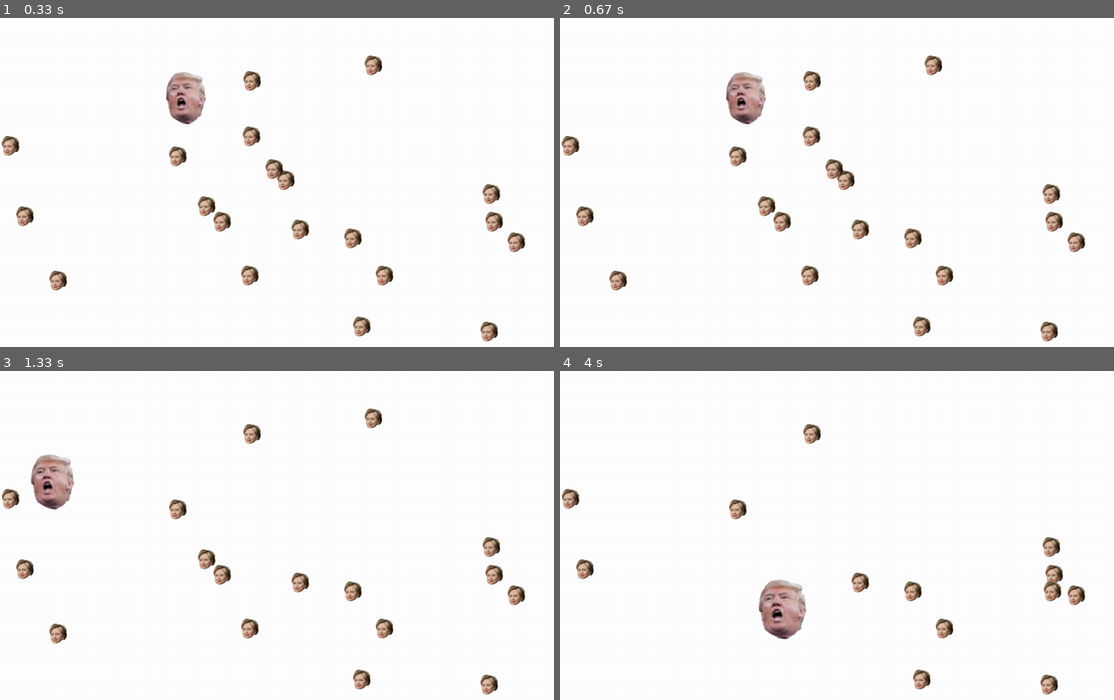
Above: before the commit, frames 1-4 (two rows, left to right).
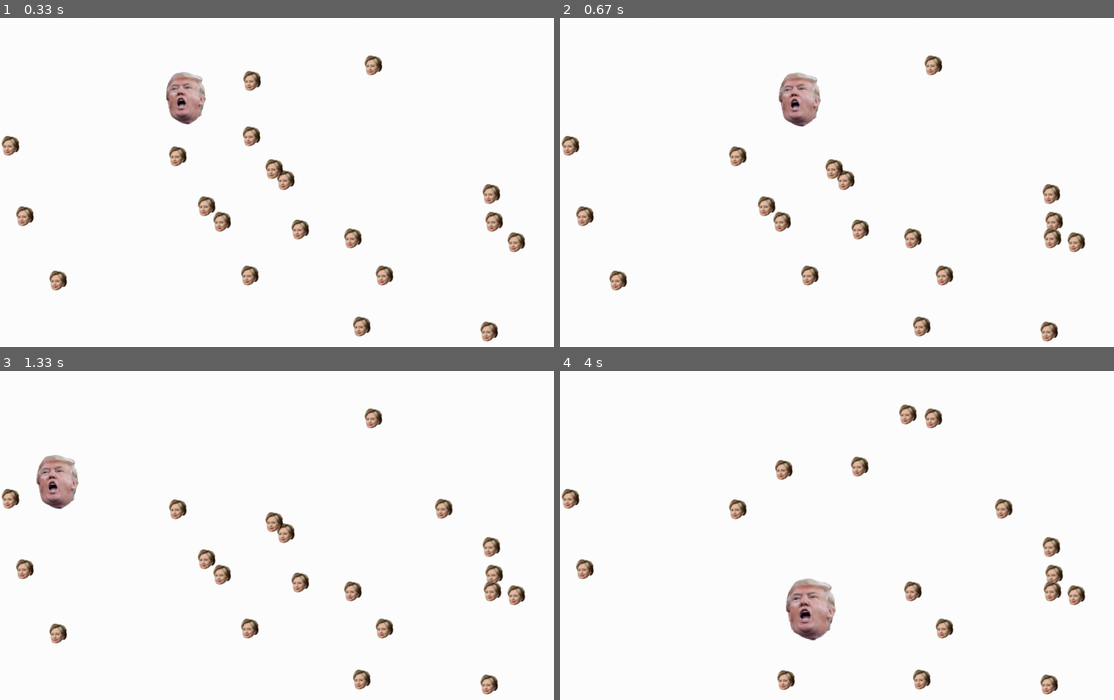
Above: after the commit, the same moments.

Repository: JeremiahTee/python-games-sweigart
Game: pygame game, started from spritesAndSounds.py
Two runs of this game, one before a commit and one after it. Both use one fixed random seed, a clock stepped at 60 frames per second and the inputs below.
Inputs:
- Up to frame 1 (0.33 s): no input
- Up to frame 2 (0.67 s): hold Right from 0.33 s (still down)
- Up to frame 3 (1.33 s): release Right at 0.8 s; hold Up 0.83-1.13 s; tap X at 0.9, 1.23 s; hold Right from 1.17 s (still down)
- Up to frame 4 (4 s): tap X at 1.53, 1.73, 2.03, 2.3, 2.63, 2.93, 3.07, 3.47, 3.77 s; release Right at 1.63 s; hold Left 1.67-2.2 s; hold Down 2.23-2.53 s; hold Left 2.57-2.97 s; hold Up 3-3.37 s; hold Right from 3.4 s (still down)

Frame 1 is identical in both runs. In frame 2, 2.2% of the frame differs, in the area x 30-91%, y 16-71%; in frame 3, 1.5%; in frame 4, 3.3%, in the area x 35-82%, y 10-98%.

Commit message:
fixed indentation, implemented continuous movement

Diff:
--- a/spritesAndSounds.py
+++ b/spritesAndSounds.py
@@ -32,7 +32,7 @@
 moveUp = False
 moveDown = False
 
-MOVESPEED = 20
+MOVESPEED = 5
 
 # Set up the music
 pickUpSound = pygame.mixer.Sound('pickup.wav') # called constructor for Sound object
@@ -87,40 +87,39 @@
         if event.type == MOUSEBUTTONUP:
             foods.append(pygame.Rect(event.pos[0] - 10, event.pos[1] - 10, 36, 36))
 
-        foodCounter += 1
-        if foodCounter >= NEWFOOD:
-            # Add new food
-            foodCounter = 0
-            foods.append(pygame.Rect(random.randint(0, WINDOW_WIDTH - 36), random.randint(0, WINDOW_HEIGHT - 36), 36, 36))
+    foodCounter += 1
+    if foodCounter >= NEWFOOD:
+        # Add new food
+        foodCounter = 0
+        foods.append(pygame.Rect(random.randint(0, WINDOW_WIDTH - 36), random.randint(0, WINDOW_HEIGHT - 36), 36, 36))
 
-        # Draw the white background onto the surface
-        windowSurface.fill(WHITE)
-        windowSurface.blit(playerStretchedImage, player)
+    # Draw the white background onto the surface
+    windowSurface.fill(WHITE)
+    windowSurface.blit(playerStretchedImage, player)
 
-        # Move the player
+    # Move the player
+    if moveDown and player.bottom < WINDOW_HEIGHT:
+        player.move_ip(0, MOVESPEED)
+    if moveUp and player.top > 0:
+        player.move_ip(0, -1 * MOVESPEED)
+    if moveLeft and player.left > 0:
+        player.move_ip(-1 * MOVESPEED, 0)
+    if moveRight and player.right < WINDOW_WIDTH:
+        player.move_ip(MOVESPEED, 0)
 
-        if moveDown and player.bottom < WINDOW_HEIGHT:
-            player.top += MOVESPEED
-        if moveUp and player.top > 0:
-            player.top -= MOVESPEED
-        if moveLeft and player.left > 0:
-            player.left -= MOVESPEED
-        if moveRight and player.right < WINDOW_WIDTH:
-            player.right += MOVESPEED
+    # Check whether the block has intersected with any food squares
+    for food in foods[:]:
+        if player.colliderect(food):  # when Trump eats each Hilary, increase size by 2
+            foods.remove(food)
+            player = pygame.Rect(player.left, player.top, player.width + 2, player.height + 2)
+            playerStretchedImage = pygame.transform.scale(playerImage, (player.width, player.height))
+            if musicPlaying:
+                pickUpSound.play()
 
-        # Check whether the block has intersected with any food squares
-        for food in foods[:]:
-            if player.colliderect(food):  # when Trump eats each Hilary, increase size by 2
-                foods.remove(food)
-                player = pygame.Rect(player.left, player.top, player.width + 2, player.height + 2)
-                playerStretchedImage = pygame.transform.scale(playerImage, (player.width, player.height))
-                if musicPlaying:
-                    pickUpSound.play()
+    # Draw the food
+    for food in foods:
+        windowSurface.blit(foodImage, food)
 
-        # Draw the food
-        for food in foods:
-            windowSurface.blit(foodImage, food)
-
-        # Draw window onto the screen
-        pygame.display.update()
-        mainClock.tick(40)
+    # Draw window onto the screen
+    pygame.display.update()
+    mainClock.tick(60)
